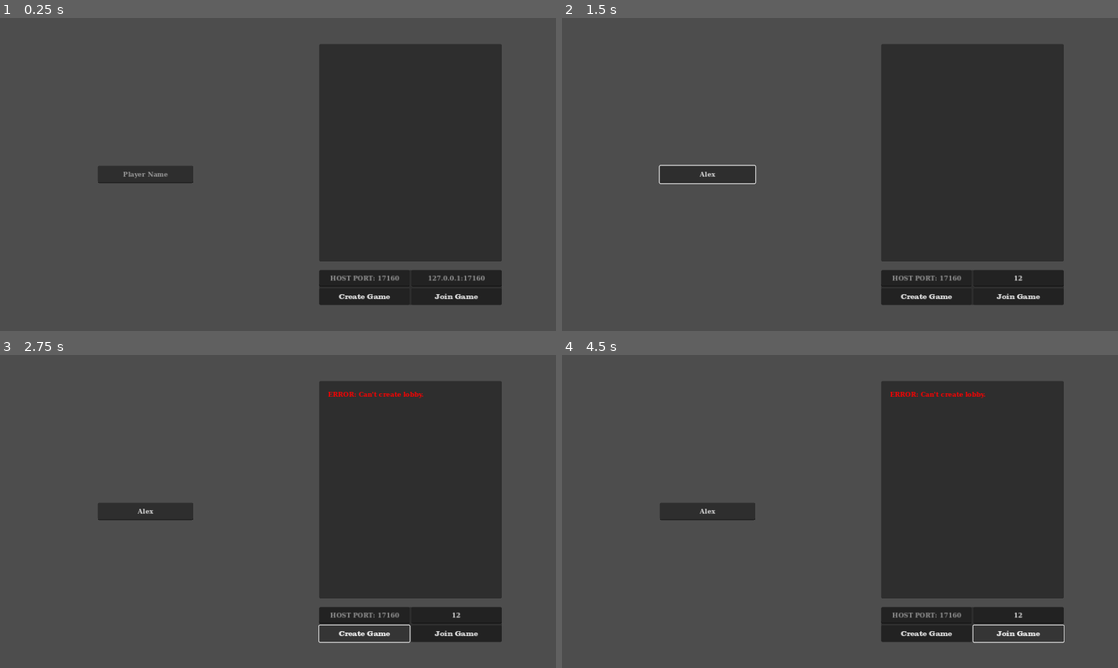
Above: before the commit, frames 1-4 (two rows, left to right).
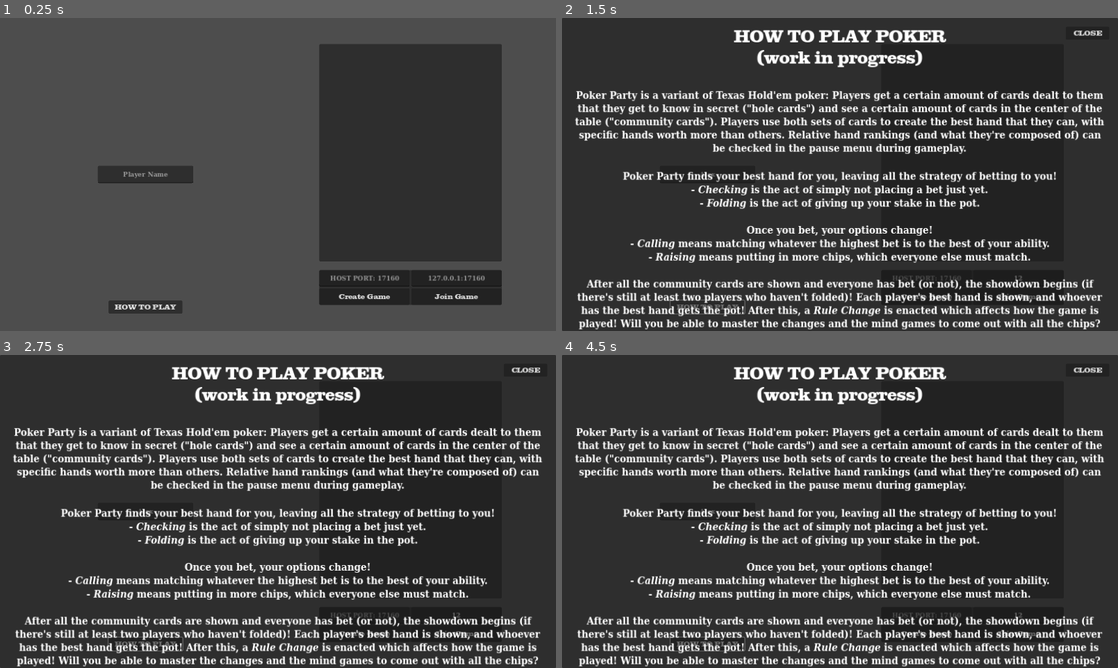
Above: after the commit, the same moments.

Repository: rwilson02/Poker-Party
Game: Godot game, scene res://scenes/Main.tscn
The game is run twice, just before and just after one commit, with the same random seed, the same clock (stepped at 60 frames per second) and the same inputs.
Inputs (mouse positions are in pixels of both pictures, inside the frame that each line leads up to):
- Up to frame 1 (0.25 s): no input
- Up to frame 2 (1.5 s): click (1017, 277) at 0.52 s; type "12" at 0.6 s; click (706, 174) at 0.75 s; type "Alex" at 0.83 s; click (706, 305) at 1.25 s, where only the run after the commit has a clickable "HOW TO PLAY"
- Up to frame 3 (2.75 s): click "Create Game" at 2 s
- Up to frame 4 (4.5 s): click "Create Game" at 2.75 s; click "Create Game" at 3.5 s; click "Join Game" at 4.25 s

The runs differ from the first frame. In frame 1, 0.5% of the frame differs, in the area x 19-33%, y 90-95%; in frame 2, 74%; in frame 3, 74%, in the area x 0-100%, y 0-100%; in frame 4, 74%.

Commit message:
create how to play menu

Diff:
--- a/scenes/HowToPlay.tscn
+++ b/scenes/HowToPlay.tscn
@@ -1,9 +1,70 @@
-[gd_scene format=3 uid="uid://dml4kr48m8imv"]
+[gd_scene load_steps=3 format=3 uid="uid://dml4kr48m8imv"]
 
-[node name="HowToPlay" type="Control"]
-layout_mode = 3
+[ext_resource type="Theme" uid="uid://b4yajy8yajabe" path="res://theming/general.tres" id="1_6jbx7"]
+[ext_resource type="Script" path="res://scripts/ui/how_to_play_menu.gd" id="2_cv3gx"]
+
+[node name="HowToPlay" type="Panel"]
 anchors_preset = 15
 anchor_right = 1.0
 anchor_bottom = 1.0
 grow_horizontal = 2
 grow_vertical = 2
+theme = ExtResource("1_6jbx7")
+script = ExtResource("2_cv3gx")
+
+[node name="CLOSE" type="Button" parent="."]
+custom_minimum_size = Vector2(100, 30)
+layout_mode = 1
+anchors_preset = 1
+anchor_left = 1.0
+anchor_right = 1.0
+offset_left = -120.0
+offset_top = 20.0
+offset_right = -20.0
+offset_bottom = 50.0
+grow_horizontal = 0
+text = " CLOSE "
+
+[node name="Title" type="Label" parent="."]
+layout_mode = 1
+anchors_preset = 5
+anchor_left = 0.5
+anchor_right = 0.5
+offset_left = -248.0
+offset_top = 20.0
+offset_right = 248.0
+offset_bottom = 118.0
+grow_horizontal = 2
+theme_override_font_sizes/font_size = 36
+text = "HOW TO PLAY POKER
+(work in progress)"
+horizontal_alignment = 1
+
+[node name="Label" type="RichTextLabel" parent="."]
+layout_mode = 1
+anchors_preset = 7
+anchor_left = 0.5
+anchor_top = 1.0
+anchor_right = 0.5
+anchor_bottom = 1.0
+offset_left = -615.0
+offset_top = -550.0
+offset_right = 615.0
+grow_horizontal = 2
+grow_vertical = 0
+bbcode_enabled = true
+text = "[font_size=24][center]Poker Party is a variant of Texas Hold'em poker: Players get a certain amount of cards dealt to them that they get to know in secret (\"hole cards\") and see a certain amount of cards in the center of the table (\"community cards\"). Players use both sets of cards to create the best hand that they can, with specific hands worth more than others. Relative hand rankings (and what they're composed of) can be checked in the pause menu during gameplay.
+
+Poker Party finds your best hand for you, leaving all the strategy of betting to you!
+- [i]Checking[/i] is the act of simply not placing a bet just yet.
+- [i]Folding[/i] is the act of giving up your stake in the pot.
+
+Once you bet, your options change!
+- [i]Calling[/i] means matching whatever the highest bet is to the best of your ability.
+- [i]Raising[/i] means putting in more chips, which everyone else must match.
+
+After all the community cards are shown and everyone has bet (or not), the showdown begins (if there's still at least two players who haven't folded)! Each player's best hand is shown, and whoever has the best hand gets the pot! After this, a [i]Rule Change[/i] is enacted which affects how the game is played! Will you be able to master the changes and the mind games to come out with all the chips?"
+fit_content = true
+autowrap_mode = 2
+
+[connection signal="pressed" from="CLOSE" to="." method="close"]
--- a/scenes/Lobby.tscn
+++ b/scenes/Lobby.tscn
@@ -384,6 +384,20 @@
 alignment = 1
 context_menu_enabled = false
 
+[node name="HowToPlay" type="Button" parent="PlayerSetup"]
+layout_mode = 1
+anchors_preset = 7
+anchor_left = 0.5
+anchor_top = 1.0
+anchor_right = 0.5
+anchor_bottom = 1.0
+offset_left = -85.0
+offset_top = -30.0
+offset_right = 85.0
+grow_horizontal = 2
+grow_vertical = 0
+text = "HOW TO PLAY"
+
 [node name="Timer" type="Timer" parent="."]
 one_shot = true
 
@@ -391,3 +405,4 @@
 [connection signal="pressed" from="LobbyControls/Control/PreGame/Joining/Join" to="." method="on_join_button"]
 [connection signal="pressed" from="LobbyControls/Control/InGame/StartButton" to="." method="on_start_button"]
 [connection signal="pressed" from="LobbyControls/Control/InGame/CancelButton" to="." method="on_cancel_button"]
+[connection signal="pressed" from="PlayerSetup/HowToPlay" to="." method="show_how_to_play"]
--- a/scripts/lobby.gd
+++ b/scripts/lobby.gd
@@ -7,6 +7,8 @@
 @onready var lobby_controls = $LobbyControls/Control/PreGame
 @onready var start_controls = $LobbyControls/Control/InGame
 @onready var timer = $Timer
+
+const HOW_TO_PLAY = preload("res://scenes/HowToPlay.tscn")
 
 @onready var name_input = $PlayerSetup/LineEdit
 
@@ -168,3 +170,6 @@
 		if rule_name in line:
 			return line[0].get_slice("_", 0)
 	return ""
+
+func show_how_to_play():
+	add_child(HOW_TO_PLAY.instantiate())
--- a/scripts/ui/card_setup.gd
+++ b/scripts/ui/card_setup.gd
@@ -5,6 +5,13 @@
 const SUITS_PER_ROW = 4
 const ROWS = 2
 const SUIT_SIZE = 256
+
+@export var auto: bool
+
+func _ready():
+	if auto:
+		var value = get_meta("card")
+		if value < Rules.RULES.SUITS * Rules.RULES.VALS_PER_SUIT: setup(value)
 
 func setup(card: int):
 	var indices = [$TopLeft, $BottomRight]
--- /dev/null
+++ b/scripts/ui/how_to_play_menu.gd
@@ -0,0 +1,4 @@
+extends Node
+
+func close():
+	self.queue_free()
--- a/scripts/ui/pause_menu.gd
+++ b/scripts/ui/pause_menu.gd
@@ -48,14 +48,17 @@
 	rank_names.erase("AW")
 
 	# Remove changes which are not possible
-	for i in range(cph + 1, 7):
-		rank_names.erase(str(i) + "K")
-	for i in range(suits + 1, 7):
-		rank_names.erase(str(i) + "K")
-	if suits < 3:
-		rank_names.erase("FH")
-		rank_names.erase("CR")
-	if (suits < 4 and cph == 6) or cph == 4:
+	if Rules.RULES.WILDS == 0:
+		for i in range(cph + 1, 7):
+			rank_names.erase(str(i) + "K")
+		for i in range(suits + 1, 7):
+			rank_names.erase(str(i) + "K")
+		if suits < 3:
+			rank_names.erase("FH")
+			rank_names.erase("CR")
+		if (suits < 4 and cph == 6):
+			rank_names.erase("FH")
+	if cph == 4:
 		rank_names.erase("FH")
 
 	# Gametype-dependent
--- a/textures/cards/suit_selector.tres
+++ b/textures/cards/suit_selector.tres
@@ -5,4 +5,4 @@
 [resource]
 resource_local_to_scene = true
 atlas = ExtResource("1_ow5xs")
-region = Rect2(0, 0, 256, 256)
+region = Rect2(768, 256, 256, 256)
